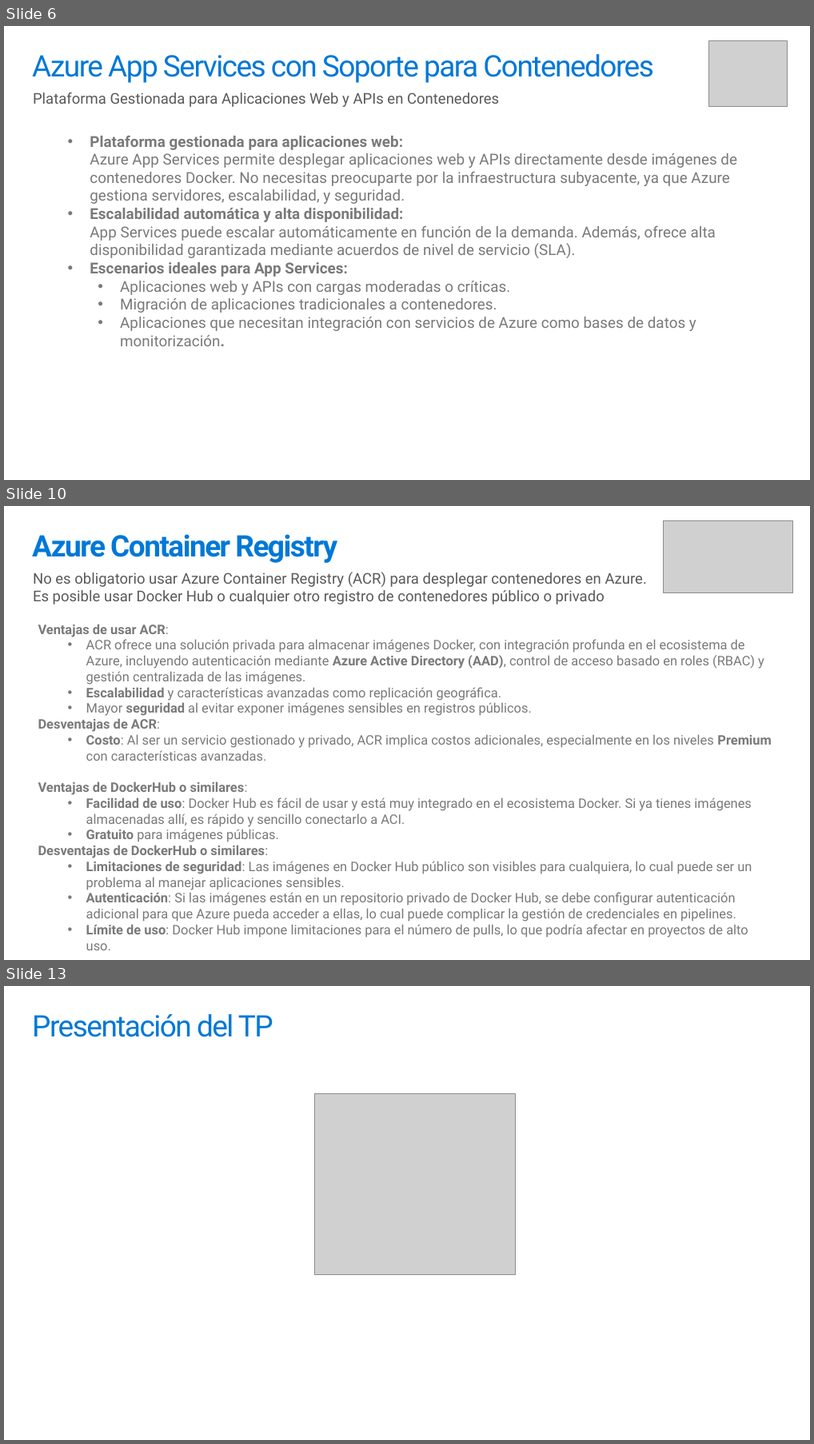
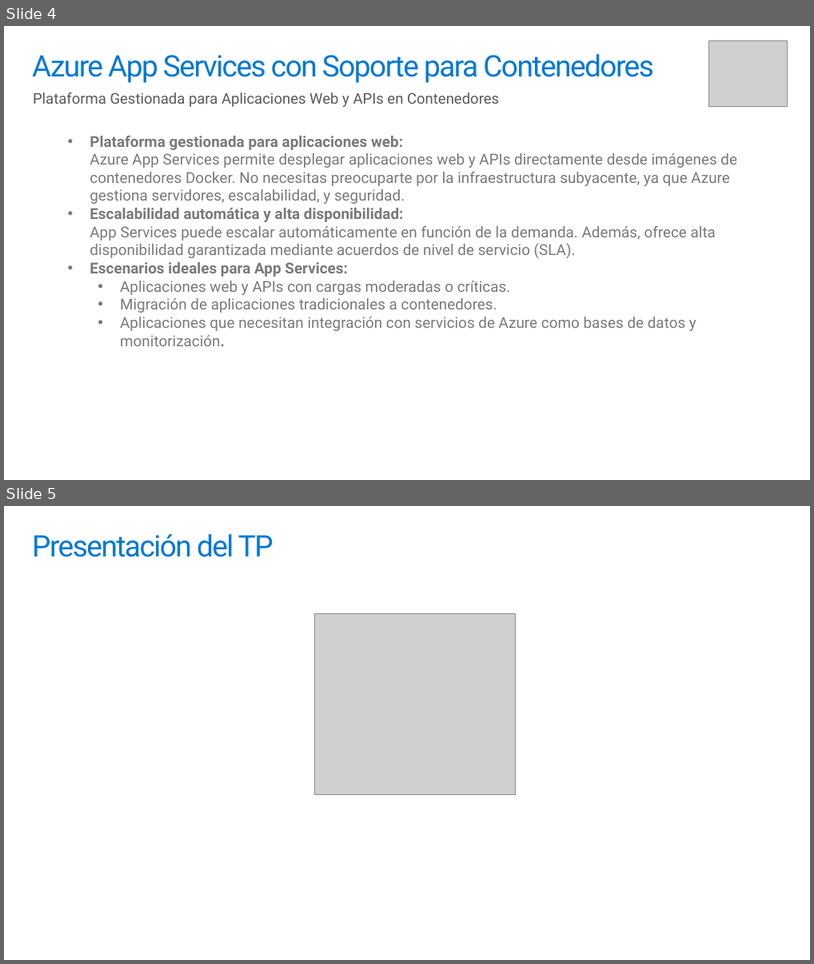
Before and after one commit to ingsoft3ucc/TPS_2024, a slide deck: trabajos/09-contenedores-azure-automatizacion-Parte2.pptx. Shown one above the other, each under a label of ours: slides 6, 10 and 13 before the commit, slides 4 and 5 after it; the slides between them are not shown. The pictures are 814x1444 and 814x964 pixels, drawn with LibreOffice and Linux fonts; fonts in the diff are those of the drawing; grey boxes stand for pictures. Boxes give left, top, right and bottom in pixels: in the first picture for what was removed or moved away, otherwise in the second. Text is boxed around its words. In the diff, an @@ line names an element or a change of style, - is before the commit and + after.

```diff
--- a/trabajos/09-contenedores-azure-automatizacion-Parte2.pptx
+++ b/trabajos/09-contenedores-azure-automatizacion-Parte2.pptx
@@ slide 10 removed at <box>4,506,810,960</box>, background #FFFFFF @@
@@ picture removed at <box>663,521,794,592</box> @@
@@ title removed at <box>32,534,338,563</box> @@
-Azure Container Registry
@@ text removed at <box>33,572,647,604</box> @@
-No es obligatorio usar Azure Container Registry (ACR) para desplegar contenedores en Azure. Es posible usar Docker Hub o cualquier otro registro de contenedores público o privado
@@ text removed at <box>38,624,771,950</box> @@
-Ventajas de usar ACR:
-  • ACR ofrece una solución privada para almacenar imágenes Docker, con integración profunda en el ecosistema de Azure, incluyendo autenticación mediante Azure Active Directory (AAD), control de acceso basado en roles (RBAC) y gestión centralizada de las imágenes.
-  • Escalabilidad y características avanzadas como replicación geográfica.
-  • Mayor seguridad al evitar exponer imágenes sensibles en registros públicos.
-Desventajas de ACR:
-  • Costo: Al ser un servicio gestionado y privado, ACR implica costos adicionales, especialmente en los niveles Premium con características avanzadas.
-Ventajas de DockerHub o similares:
-  • Facilidad de uso: Docker Hub es fácil de usar y está muy integrado en el ecosistema Docker. Si ya tienes imágenes almacenadas allí, es rápido y sencillo conectarlo a ACI.
-  • Gratuito para imágenes públicas.
-Desventajas de DockerHub o similares:
-  • Limitaciones de seguridad: Las imágenes en Docker Hub público son visibles para cualquiera, lo cual puede ser un problema al manejar aplicaciones sensibles.
-  • Autenticación: Si las imágenes están en un repositorio privado de Docker Hub, se debe configurar autenticación adicional para que Azure pueda acceder a ellas, lo cual puede complicar la gestión de credenciales en pipelines.
-  • Límite de uso: Docker Hub impone limitaciones para el número de pulls, lo que podría afectar en proyectos de alto uso.
@@ what was slide 6 is now slide 4 @@
@@ what was slide 13 is now slide 5 @@
```
Also in this commit, not shown: 2 slides changed, 7 other slides removed, 1 other file.
